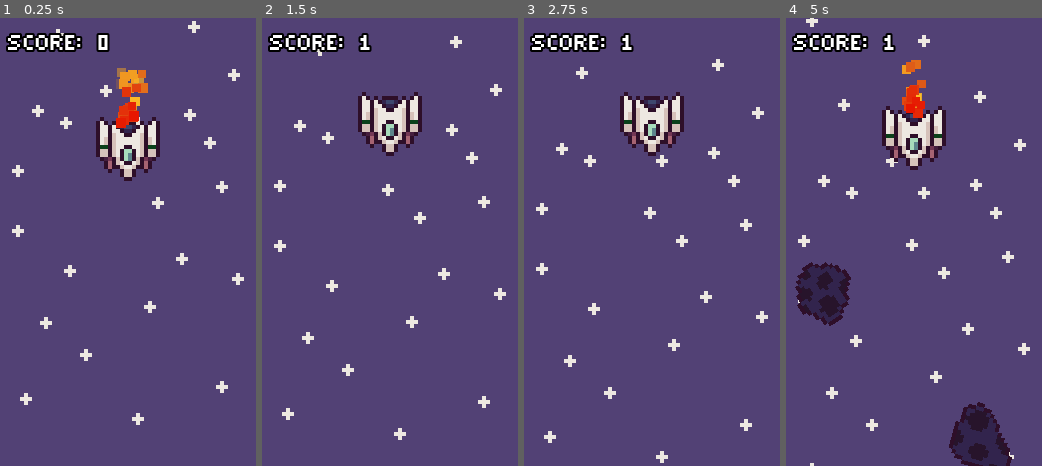
Above: before the commit, frames 1-4 (left to right).
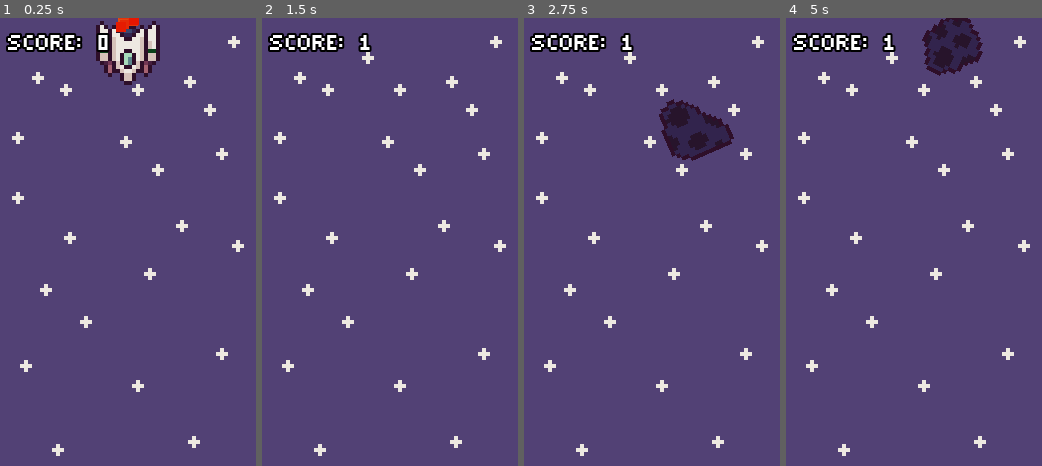
Above: after the commit, the same moments.

Repository: shadow-crafter/ROCKET-BOUNCE
Game: Godot game, scene res://scenes/game/game_scene.tscn
Two runs of this game, one before a commit and one after it. Both use one fixed random seed, a clock stepped at 60 frames per second and the inputs below.
Inputs (mouse positions are in pixels of both pictures, inside the frame that each line leads up to):
- Up to frame 1 (0.25 s): no input
- Up to frame 2 (1.5 s): move the mouse to (446, 219) at 0.52 s; click (446, 219) at 0.6 s; move the mouse to (338, 264) at 1.27 s; click (338, 264) at 1.35 s
- Up to frame 3 (2.75 s): move the mouse to (677, 143) at 2.02 s; click (677, 143) at 2.1 s
- Up to frame 4 (5 s): move the mouse to (901, 331) at 2.77 s; click (901, 331) at 2.85 s; move the mouse to (990, 309) at 3.52 s; click (990, 309) at 3.6 s; move the mouse to (837, 174) at 4.27 s; click (837, 174) at 4.35 s

The runs differ from the first frame. In frame 1, 8.8% of the frame differs, in the area x 4-96%, y 0-98%; in frame 2, 5.6%; in frame 3, 7.3%; in frame 4, 13%, in the area x 3-96%, y 0-100%.

Commit message:
added jimmy, made restarting wrok

Diff:
--- a/project.godot
+++ b/project.godot
@@ -31,8 +31,7 @@
 
 THEBUTTON={
 "deadzone": 0.5,
-"events": [Object(InputEventKey,"resource_local_to_scene":false,"resource_name":"","device":-1,"window_id":0,"alt_pressed":false,"shift_pressed":false,"ctrl_pressed":false,"meta_pressed":false,"pressed":false,"keycode":0,"physical_keycode":32,"key_label":0,"unicode":32,"echo":false,"script":null)
-, Object(InputEventMouseButton,"resource_local_to_scene":false,"resource_name":"","device":-1,"window_id":0,"alt_pressed":false,"shift_pressed":false,"ctrl_pressed":false,"meta_pressed":false,"button_mask":1,"position":Vector2(93, 16),"global_position":Vector2(97, 59),"factor":1.0,"button_index":1,"canceled":false,"pressed":true,"double_click":false,"script":null)
+"events": [Object(InputEventMouseButton,"resource_local_to_scene":false,"resource_name":"","device":-1,"window_id":0,"alt_pressed":false,"shift_pressed":false,"ctrl_pressed":false,"meta_pressed":false,"button_mask":1,"position":Vector2(93, 16),"global_position":Vector2(97, 59),"factor":1.0,"button_index":1,"canceled":false,"pressed":true,"double_click":false,"script":null)
 ]
 }
 
--- a/scenes/Obstacles/asteroid.gd
+++ b/scenes/Obstacles/asteroid.gd
@@ -15,7 +15,11 @@
 
 func _ready() -> void:
 	scale *= randf_range(0.5, 1.5)
+
 	sprite.frame = randi_range(0, 3)
+	if randi_range(0, 100) == 50 and Score.score >= 100:
+		sprite.visible = false
+		$JimmySprite.visible = true
 
 	rotation_speed = deg_to_rad(randf_range(rotation_speed_min, rotation_speed_max))
 
--- a/scenes/Obstacles/asteroid.tscn
+++ b/scenes/Obstacles/asteroid.tscn
@@ -1,7 +1,8 @@
-[gd_scene load_steps=5 format=3 uid="uid://dtka2niwhrsik"]
+[gd_scene load_steps=6 format=3 uid="uid://dtka2niwhrsik"]
 
 [ext_resource type="Texture2D" uid="uid://cprxq5krh3abi" path="res://assets/sprites/Asteroids.png" id="1_j7624"]
 [ext_resource type="Script" path="res://scenes/Obstacles/asteroid.gd" id="1_q014c"]
+[ext_resource type="Texture2D" uid="uid://74m53nn5aste" path="res://assets/sprites/jimmy.png" id="3_jikk6"]
 [ext_resource type="AudioStream" uid="uid://cdhkd7i2gn4d1" path="res://assets/audio/asteroid_hit.wav" id="3_yulga"]
 
 [sub_resource type="CircleShape2D" id="CircleShape2D_3ioii"]
@@ -20,6 +21,11 @@
 [node name="Sprite" type="Sprite2D" parent="."]
 texture = ExtResource("1_j7624")
 hframes = 4
+region_rect = Rect2(0, 0, 16, 16)
+
+[node name="JimmySprite" type="Sprite2D" parent="."]
+visible = false
+texture = ExtResource("3_jikk6")
 region_rect = Rect2(0, 0, 16, 16)
 
 [node name="Collider" type="CollisionShape2D" parent="."]
--- a/scenes/gui/hud.gd
+++ b/scenes/gui/hud.gd
@@ -1,7 +1,8 @@
 extends CanvasLayer
 
-@onready var score_label: Label = $Control/MarginContainer/VBoxContainer/ScoreLabel
-@onready var highscore_label: Label = $Control/MarginContainer/VBoxContainer/HighScoreLabel
+@onready var score_label: Label = $Control/MarginContainer/ScoreLabel
+@onready var restart_vbox: VBoxContainer = $Control/MarginContainer/RestartVbox
+@onready var highscore_label: Label = $Control/MarginContainer/RestartVbox/HighScoreLabel
 
 func _ready() -> void:
 	Score.score_changed.connect(update_score_text)
@@ -11,5 +12,5 @@
 	score_label.text = "SCORE: " + str(new_score)
 
 func update_high_score(new_highscore: int):
-	highscore_label.visible = true
+	restart_vbox.visible = true
 	highscore_label.text = "HIGHSCORE: " + str(new_highscore)
--- a/scenes/gui/hud.tscn
+++ b/scenes/gui/hud.tscn
@@ -23,18 +23,27 @@
 grow_horizontal = 2
 grow_vertical = 2
 
-[node name="VBoxContainer" type="VBoxContainer" parent="Control/MarginContainer"]
-layout_mode = 2
-
-[node name="ScoreLabel" type="Label" parent="Control/MarginContainer/VBoxContainer"]
+[node name="ScoreLabel" type="Label" parent="Control/MarginContainer"]
 layout_mode = 2
 size_flags_vertical = 0
 text = "SCORE: 000"
 autowrap_mode = 2
 
-[node name="HighScoreLabel" type="Label" parent="Control/MarginContainer/VBoxContainer"]
+[node name="RestartVbox" type="VBoxContainer" parent="Control/MarginContainer"]
 visible = false
 layout_mode = 2
+size_flags_vertical = 4
+
+[node name="HighScoreLabel" type="Label" parent="Control/MarginContainer/RestartVbox"]
+layout_mode = 2
 size_flags_vertical = 0
-text = "HIGHSCORE: 000"
+text = "HIGHSCORE: 000000"
+horizontal_alignment = 1
 autowrap_mode = 2
+
+[node name="TextLabel" type="Label" parent="Control/MarginContainer/RestartVbox"]
+layout_mode = 2
+size_flags_vertical = 0
+text = "click to play again"
+horizontal_alignment = 1
+autowrap_mode = 2
--- a/scenes/player/char.tscn
+++ b/scenes/player/char.tscn
@@ -1,7 +1,7 @@
 [gd_scene load_steps=16 format=3 uid="uid://byd88fx4du7e4"]
 
 [ext_resource type="Script" path="res://scenes/player/player.gd" id="1_058q6"]
-[ext_resource type="Texture2D" uid="uid://dmpvi2uo33pb0" path="res://assets/sprites/spaceship.png" id="2_qh1bu"]
+[ext_resource type="Texture2D" uid="uid://dgcn7qblhn57h" path="res://assets/sprites/spaceship2.png" id="2_hrvvv"]
 [ext_resource type="PackedScene" uid="uid://m0y0b23lculx" path="res://scenes/player/ship_explode.tscn" id="3_2kye6"]
 [ext_resource type="AudioStream" uid="uid://yv07xmt4ar3s" path="res://assets/audio/brrwsh.wav" id="3_8ndu5"]
 [ext_resource type="AudioStream" uid="uid://c2pagg3goykeo" path="res://assets/audio/rocket.wav" id="4_vxg53"]
@@ -267,7 +267,9 @@
 TERMINAL_VEL = 100.0
 
 [node name="Sprite" type="Sprite2D" parent="."]
-texture = ExtResource("2_qh1bu")
+texture = ExtResource("2_hrvvv")
+hframes = 3
+region_rect = Rect2(0, 0, 16, 16)
 
 [node name="FireParticle" type="GPUParticles2D" parent="."]
 position = Vector2(0, -6)
@@ -286,6 +288,7 @@
 [node name="Cam" type="Camera2D" parent="."]
 offset = Vector2(0, 25)
 limit_left = -32
+limit_top = -32
 limit_right = 32
 drag_vertical_enabled = true
 drag_top_margin = 0.08
--- a/scenes/player/player.gd
+++ b/scenes/player/player.gd
@@ -48,7 +48,8 @@
 
 func hit_asteroid() -> void:
 	health -= 1
-	# OUCHY, CHANGE SPRITE TO CRACKING
+	sprite.frame = min(2, 3 - health)
+
 	if health == 0:
 		alive = false
 		velocity = Vector2.ZERO
Binary file added: assets/sprites/jimmy.png
Not shown, added: assets/sprites/jimmy.png.import
Binary file added: assets/sprites/spaceship2.png
Not shown, added: assets/sprites/spaceship2.png.import
